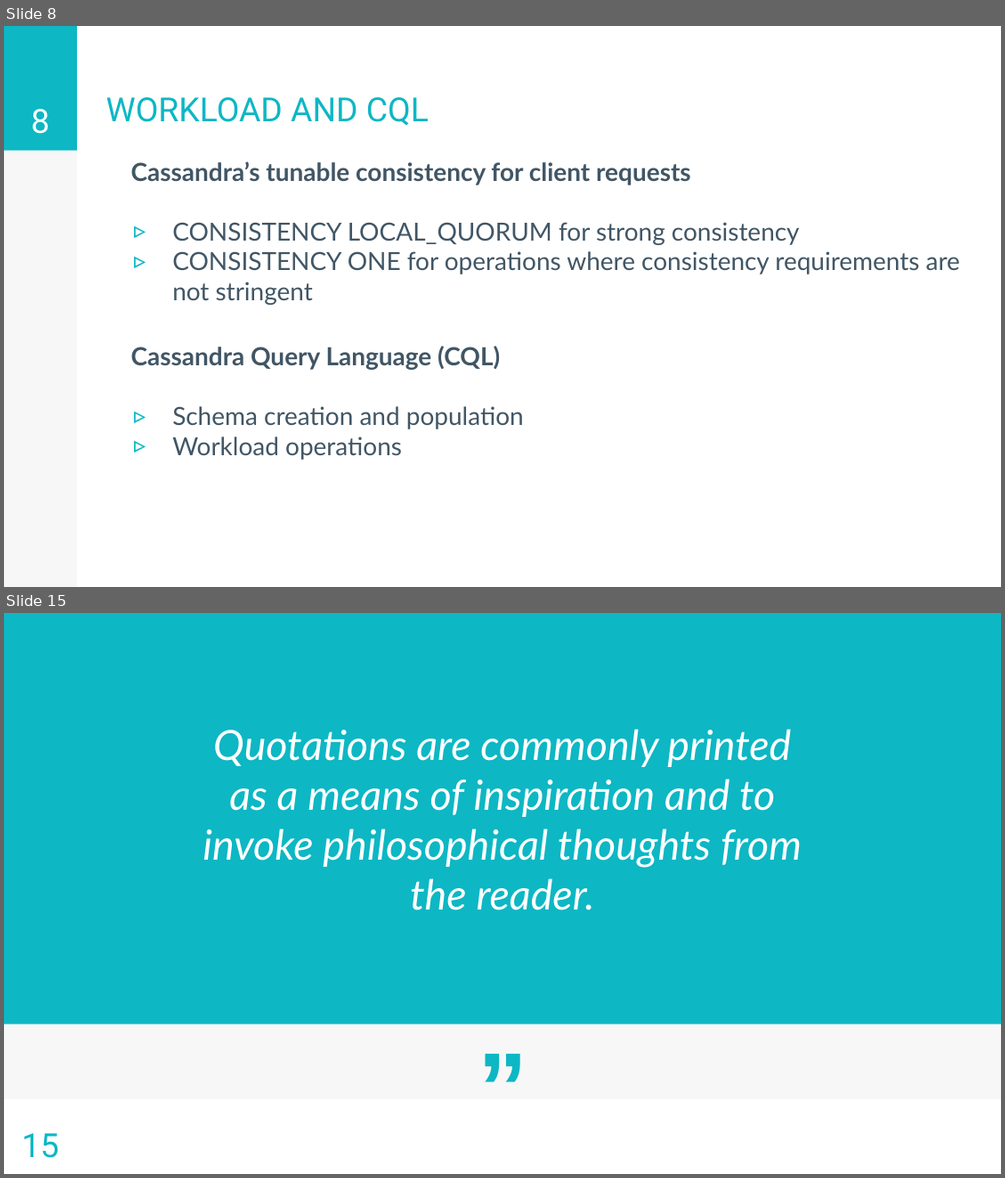
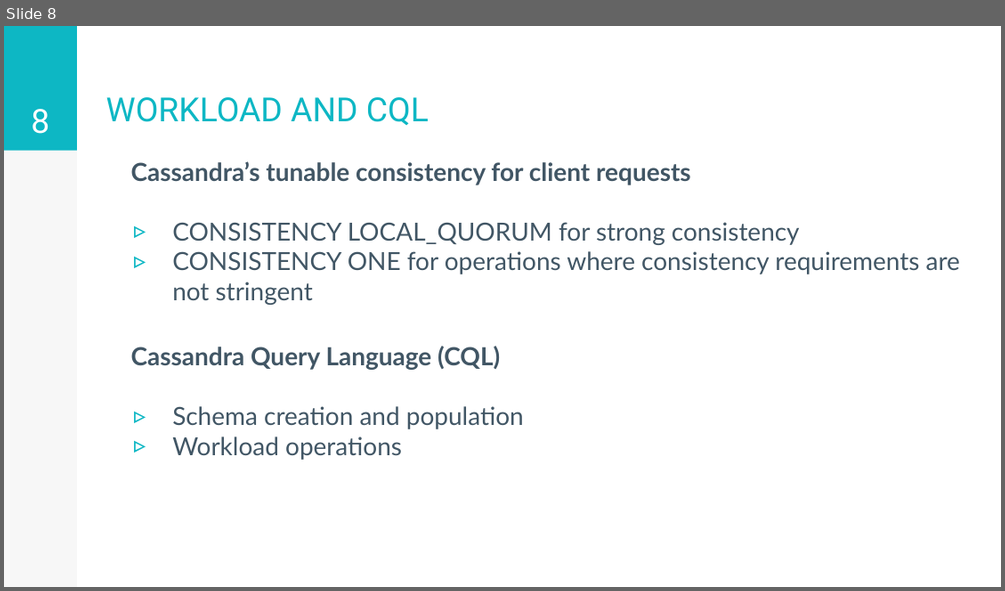
Before and after one commit to stefano-rebora/ADM_Project_2017-2018, a slide deck: documents/presentation.pptx. Shown one above the other, each under a label of ours: slides 8 and 15 before the commit, slide 8 after it; the slides between them are not shown. The pictures are 1005x1178 and 1005x591 pixels, drawn with LibreOffice and Linux fonts; fonts in the diff are those of the drawing. Boxes give left, top, right and bottom in pixels: in the first picture for what was removed or moved away, otherwise in the second. Text is boxed around its words. In the diff, an @@ line names an element or a change of style, - is before the commit and + after.

```diff
--- a/documents/presentation.pptx
+++ b/documents/presentation.pptx
@@ slide 15 removed at (4,613,1001,1174), background #FFFFFF @@
@@ rectangle removed at (4,613,1001,1023) @@
@@ text removed at (202,729,801,910) @@
-Quotations are commonly printed as a means of inspiration and to invoke philosophical thoughts from the reader.
@@ text removed at (396,1013,609,1084) @@
-”
@@ rectangle removed at (4,1023,1001,1098) @@
@@ page number removed at (22,1133,59,1158) @@
-15
```
Also in this commit, not shown: 3 slides changed, 27 other slides removed, 4 other files.
